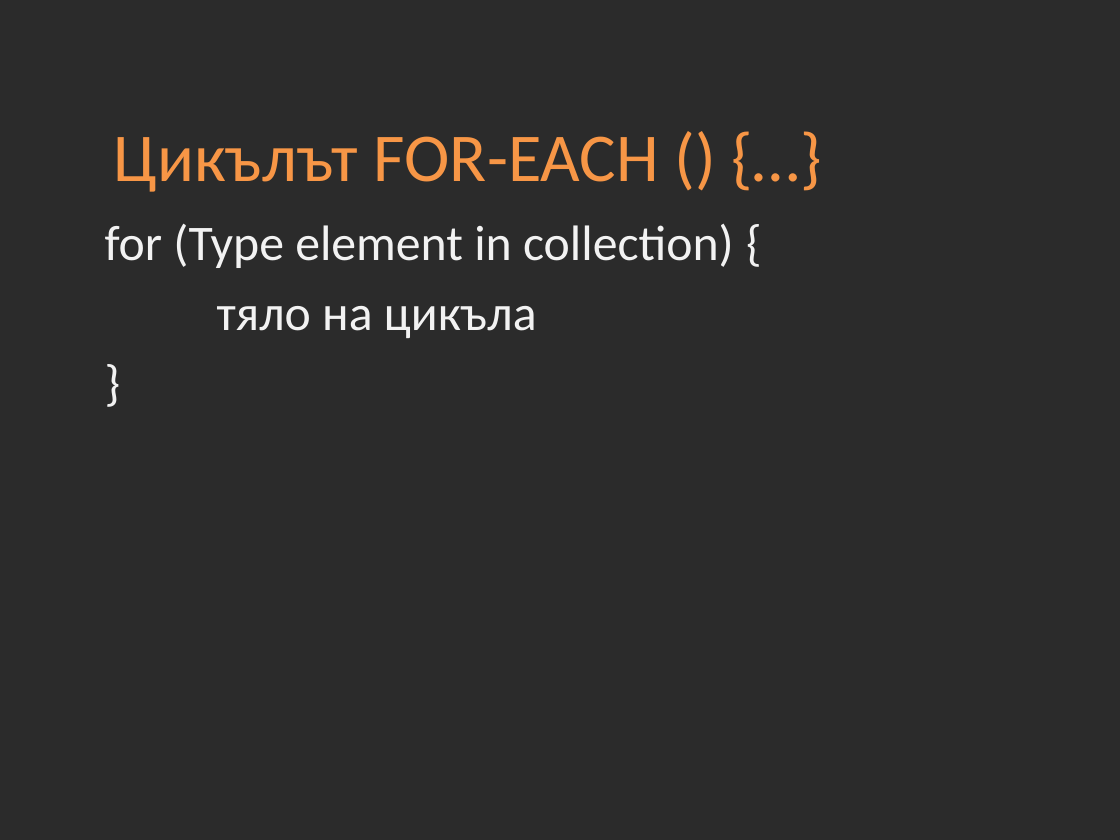
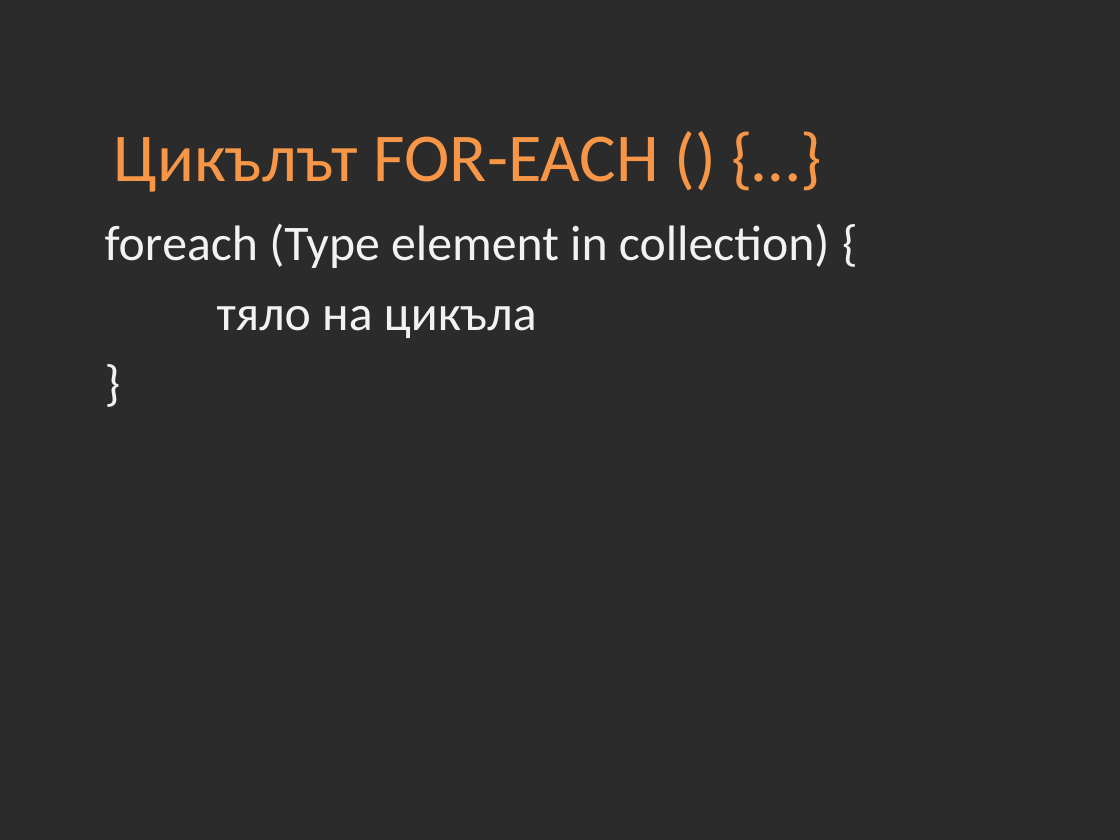
Before and after one commit to Academy-Soft-Intellect/Programming-Introduction-Course, a slide deck: slide 13 of 06-Arrays.pptx. Drawn at 1120x840 pixels with LibreOffice and Linux fonts; fonts in the diff are those of the drawing; background and template pictures are left out; a plain dark background stands for a picture behind light text. Boxes give left, top, right and bottom in pixels: in the first picture for what was removed or moved away, otherwise in the second. Text is boxed around its words. In the diff, an @@ line names an element or a change of style, - is before the commit and + after.

```diff
--- a/06-Arrays.pptx
+++ b/06-Arrays.pptx
@@ text at (105, 224, 830, 268): text changed @@
-for (Type element in collection) {
+forеach (Type element in collection) {
```
Also in this commit, not shown: 2 other slides changed, 13 other files.
